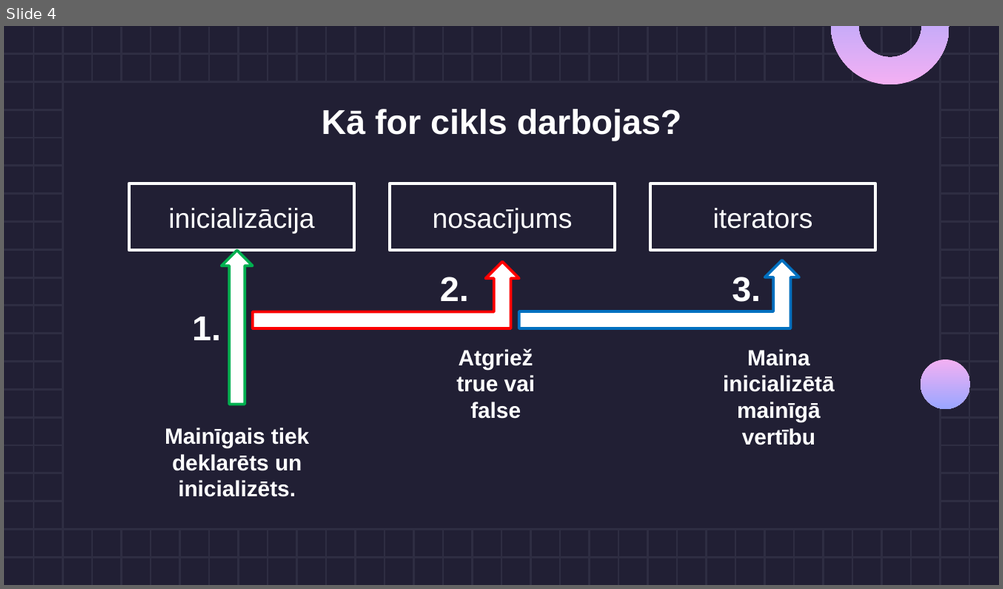
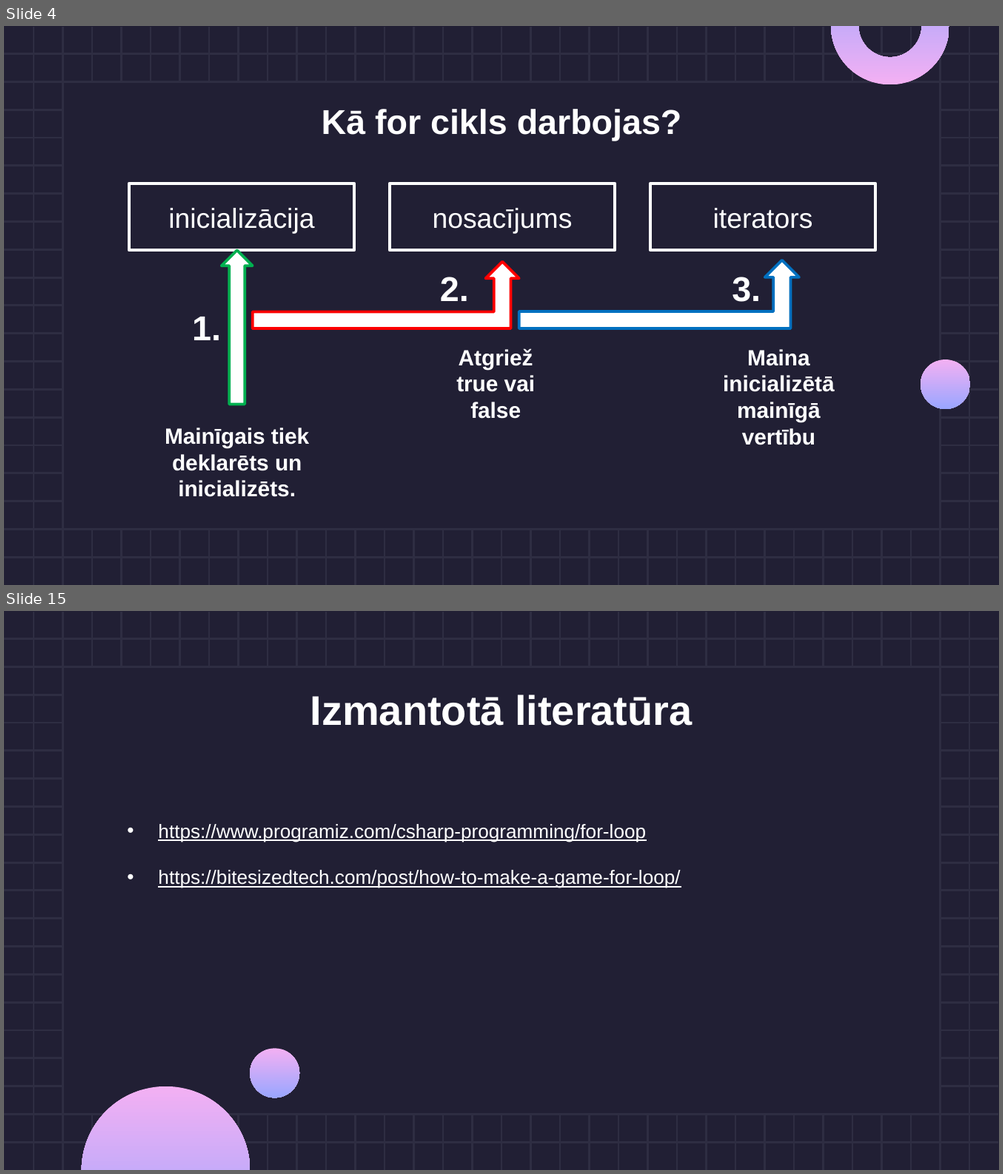
Before and after one commit to RoseU22/Eksamens_Sist_Prog, a slide deck: Cikls ar skaitītāju strādājot ar C#.pptx. Shown one above the other, each under a label of ours: slide 4 before the commit, slides 4 and 15 after it; the slides between them are not shown. The pictures are 1003x589 and 1003x1174 pixels, drawn with LibreOffice and Linux fonts; fonts in the diff are those of the drawing. Boxes give left, top, right and bottom in pixels: in the first picture for what was removed or moved away, otherwise in the second. Text is boxed around its words. In the diff, an @@ line names an element or a change of style, - is before the commit and + after.

```diff
--- a/Cikls ar skaitītāju strādājot ar C#.pptx
+++ b/Cikls ar skaitītāju strādājot ar C#.pptx
@@ slide 15 added at [4,611,999,1170], background #211F34; not listed: 53 template elements that a slide beside it also shows @@
@@ text added at [310,695,691,726], 30 pt, text #FFFFFF, bold @@
+Izmantotā literatūra
@@ text added at [158,824,680,889], 14 pt, text #FFFFFF, underline @@
+• https://www.programiz.com/csharp-programming/for-loop
+• https://bitesizedtech.com/post/how-to-make-a-game-for-loop/
@@ ellipse added at [250,1048,299,1099], fill gradient #F3B0F3 to #9AA6FF @@
@@ ellipse added at [82,1086,250,1170], fill gradient #F3B0F3 to #9AA6FF @@
```
Also in this commit, not shown: 10 other slides added, 11 slides removed.
